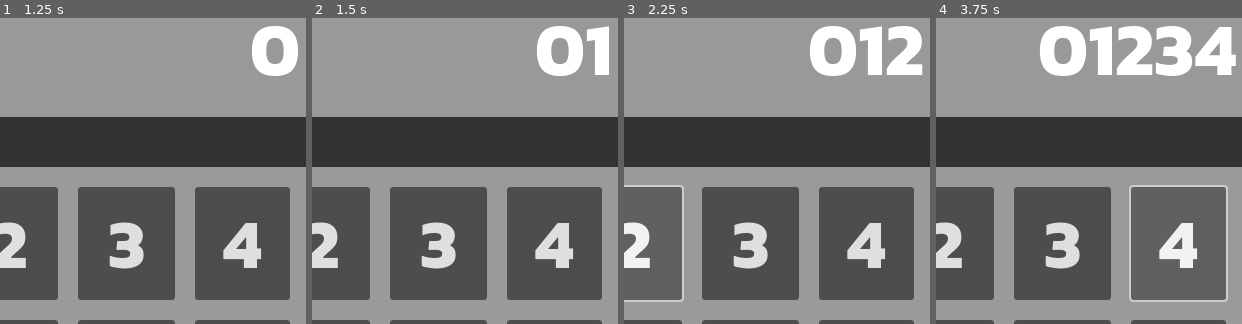
Above: before the commit, frames 1-4 (left to right).
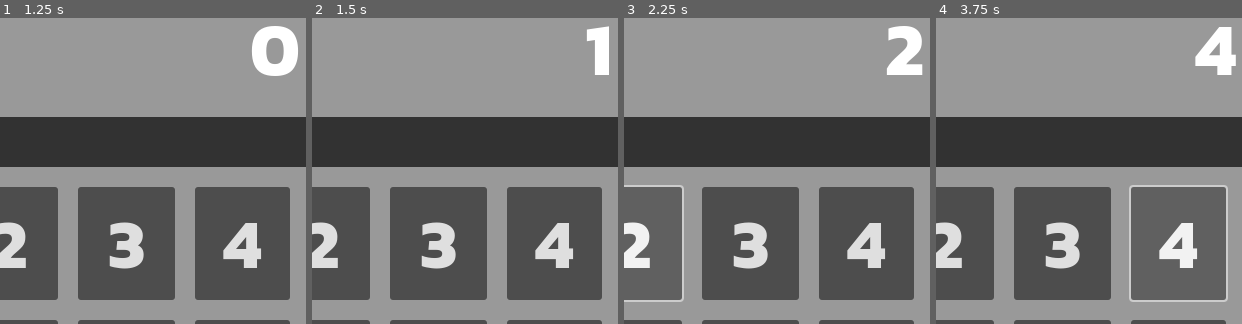
Above: after the commit, the same moments.

Repository: CamComDuck/quinary-calculator
Game: Godot game, scene res://calculator/calculator.tscn
Two runs of this game, one before a commit and one after it. Both use one fixed random seed, a clock stepped at 60 frames per second and the inputs below.
Inputs:
- Up to frame 1 (1.25 s): click "0" at 0.5 s
- Up to frame 2 (1.5 s): click "1" at 1.25 s
- Up to frame 3 (2.25 s): click "2" at 2 s
- Up to frame 4 (3.75 s): click "3" at 2.75 s; click "4" at 3.5 s
The pictures show only the part of the screen within x 48-98%, y 7-57%; the shares and areas given below are measured in that part.

Frame 1 is identical in both runs. In frame 2, 1.7% of the frame differs, in the area x 73-89%, y 2-19%; in frame 3, 2.5%; in frame 4, 5.1%, in the area x 33-84%, y 2-19%.

Commit message:
Refactor _on_button_pressed in Calculator

Diff:
--- a/project/calculator/buttons_grid.gd
+++ b/project/calculator/buttons_grid.gd
@@ -2,7 +2,6 @@
 extends GridContainer
 
 signal on_button_pressed(button_pressed : calc_button)
-signal while_button_held(button_pressed : calc_button)
 
 enum calc_button {
 	ZERO,
@@ -10,15 +9,18 @@
 	TWO,
 	THREE,
 	FOUR,
+
 	ADD,
 	SUBTRACT,
 	MULTIPLY,
 	DIVIDE,
-	EQUAL,
 	SQUARE,
 	ROOT,
+
+	EQUAL,
 	CLEAR,
-	TOGGLE
+	TOGGLE,
+	NONE
 }
 
 func _on_button_0_pressed() -> void:
--- a/project/calculator/calculator.gd
+++ b/project/calculator/calculator.gd
@@ -1,12 +1,12 @@
 class_name Calculator
 extends Node2D
 
-var last_button_pressed : int = -1
-
-var num1 = ""
-var num2 = ""
-var calcChoice = ""
-var currentNum= 1
+#var last_button_pressed : int = -1
+
+var num1 : String = ""
+var num2 : String = ""
+var calcChoice : ButtonsGrid.calc_button = ButtonsGrid.calc_button.NONE
+var isSecondNum := false
 
 @onready var display_text := %DisplayText as DisplayText
 
@@ -38,11 +38,12 @@
 		return "0"
 	var output := ""
 	#convert each digit of the input
-	while input >0:
+	while input > 0:
 		# % input by 5 converts the digit into base 5, concat to the output string
-		output =str(input %5) +output
+		output = str(input %5) +output
 		# this removes the digit previously calculated thru int division, like dividing something by 10
 		# in base 10 does (150/10 = 15, the 0 is effectively removed)
+		@warning_ignore("integer_division")
 		input = input/5
 	return output
 
@@ -82,6 +83,7 @@
 	elif decimal1 < 0 or decimal2 < 0:
 		return "error"
 	else:
+		@warning_ignore("integer_division")
 		return base_10_Int_to_Quinary_String(decimal1 / decimal2)
 
 # sqrt a single quinary string, return a quinary string
@@ -93,6 +95,7 @@
 	elif decimal < 0:
 		return "error"
 	else:
+		@warning_ignore("narrowing_conversion")
 		return base_10_Int_to_Quinary_String(decimal ** 0.5)
 
 #square one quinary string
@@ -110,6 +113,7 @@
 	elif (num_1 < 0 or num_2 < 0 or num_1 > 4 or num_2 > 4):
 		return -100
 	else:
+		@warning_ignore("integer_division")
 		return num_1 / num_2
 
 func divide_out(input : float) -> String:
@@ -121,114 +125,90 @@
 
 func reset_on_calc():
 	num2 = ""
-	calcChoice = ""
-	currentNum = 1
+	calcChoice = ButtonsGrid.calc_button.NONE
+	isSecondNum = false
 
 func full_reset():
 	num1 = ""
 	num2 = ""
-	calcChoice = ""
-	currentNum = 1
+	calcChoice = ButtonsGrid.calc_button.NONE
+	isSecondNum = false
 
 func _update_display(new_display_text : String) -> void:
 	display_text.update_display(new_display_text)
 
+func _calc_choice_string() -> String:
+	match calcChoice:
+		ButtonsGrid.calc_button.ADD:
+			return "+"
+
+		ButtonsGrid.calc_button.SUBTRACT:
+			return "-"
+
+		ButtonsGrid.calc_button.MULTIPLY:
+			return "*"
+
+		ButtonsGrid.calc_button.DIVIDE:
+			return "/"
+
+	return ""
+
 func _on_button_pressed(button_pressed : ButtonsGrid.calc_button) -> void:
-	print(ButtonsGrid.calc_button.keys()[button_pressed])
-
-	#defintely a better way to do this, I just havent looked into it yet
-
-
-	#------------------------numbers-------------------------------------
-	if ButtonsGrid.calc_button.keys()[button_pressed] == "ZERO":
-		if currentNum == 1:
-			num1+="0"
-		elif currentNum == 2:
-			num2+="0"
-
-	if ButtonsGrid.calc_button.keys()[button_pressed] == "ONE":
-		if currentNum == 1:
-			num1+="1"
-		elif currentNum == 2:
-			num2+="1"
-
-	if ButtonsGrid.calc_button.keys()[button_pressed] == "TWO":
-		if currentNum == 1:
-			num1+="2"
-		elif currentNum == 2:
-			num2+="2"
-
-	if ButtonsGrid.calc_button.keys()[button_pressed] == "THREE":
-		if currentNum == 1:
-			num1+="3"
-		elif currentNum == 2:
-			num2+="3"
-
-	if ButtonsGrid.calc_button.keys()[button_pressed] == "FOUR":
-		if currentNum == 1:
-			num1+="4"
-		elif currentNum == 2:
-			num2+="4"
-
-		#-------------------Methods---------------------------
-
-	if ButtonsGrid.calc_button.keys()[button_pressed] == "ADD":
-		if calcChoice == "" and num1 != "":
-			calcChoice = "+"
-			currentNum = 2
-
-	if ButtonsGrid.calc_button.keys()[button_pressed] == "SUBTRACT":
-		if calcChoice == "" and num1 != "":
-			calcChoice = "-"
-			currentNum = 2
-
-	if ButtonsGrid.calc_button.keys()[button_pressed] == "MULTIPLY":
-		if calcChoice == "" and num1 != "":
-			calcChoice = "*"
-			currentNum = 2
-
-	if ButtonsGrid.calc_button.keys()[button_pressed] == "DIVIDE":
-		if calcChoice == "" and num1 != "":
-			calcChoice = "/"
-			currentNum = 2
-
-	if ButtonsGrid.calc_button.keys()[button_pressed] == "SQUARE":
-		if  num1 != "" or num2 != "":
-			if currentNum == 1:
+	var button_pressed_name = ButtonsGrid.calc_button.keys()[button_pressed]
+	print(button_pressed_name)
+
+	# 0 - 4 key was pressed (a number)
+	if button_pressed <= 4:
+		if isSecondNum:
+			num2 = str(button_pressed)
+		else:
+			num1 = str(button_pressed)
+
+	# 5 - 8 key was pressed (+, -, *, /)
+	elif button_pressed <= 8:
+		if calcChoice == ButtonsGrid.calc_button.NONE and num1 != "":
+			calcChoice = button_pressed
+			isSecondNum = true
+
+	elif button_pressed == ButtonsGrid.calc_button.SQUARE:
+		if num1 != "" or num2 != "":
+			if not isSecondNum:
 				num1 = square_Quinary_String(num1)
-			elif currentNum == 2:
+			else:
 				num2 = square_Quinary_String(num2)
 
-	if ButtonsGrid.calc_button.keys()[button_pressed] == "ROOT":
-		if  num1 != "" or num2 != "":
-			if currentNum == 1:
+	elif button_pressed == ButtonsGrid.calc_button.ROOT:
+		if num1 != "" or num2 != "":
+			if not isSecondNum:
 				num1 = squareRT_Quinary_String(num1)
-			elif currentNum == 2:
+			else:
 				num2 = squareRT_Quinary_String(num2)
 
-	if ButtonsGrid.calc_button.keys()[button_pressed] == "EQUAL":
-		if  num1 != "" and num2 != "" and calcChoice != "":
-			if calcChoice == "+":
+	elif button_pressed == ButtonsGrid.calc_button.EQUAL:
+		if num1 != "" and num2 != "" and calcChoice != ButtonsGrid.calc_button.NONE:
+			if calcChoice == ButtonsGrid.calc_button.ADD:
 				num1 = add_Quinary_Strings(num1,num2)
 				reset_on_calc()
-			elif calcChoice == "-":
+
+			elif calcChoice == ButtonsGrid.calc_button.SUBTRACT:
 				num1 = subtract_Quinary_Strings(num1,num2)
 				reset_on_calc()
-			elif calcChoice == "*":
-				num1 =multiply_Quinary_Strings(num1,num2)
-				reset_on_calc()
-				currentNum
-			elif calcChoice == "/":
-				num1 =divide_Quinary_Strings(num1,num2)
-				reset_on_calc()
-
-	if ButtonsGrid.calc_button.keys()[button_pressed] == "CLEAR":
+
+			elif calcChoice == ButtonsGrid.calc_button.MULTIPLY:
+				num1 = multiply_Quinary_Strings(num1,num2)
+				reset_on_calc()
+
+			elif calcChoice == ButtonsGrid.calc_button.DIVIDE:
+				num1 = divide_Quinary_Strings(num1,num2)
+				reset_on_calc()
+
+	elif button_pressed == ButtonsGrid.calc_button.CLEAR:
 		full_reset()
 
-	_update_display(num1 + calcChoice + num2)
+	_update_display(num1 + _calc_choice_string() + num2)
 
 func _on_button_dc_button_down() -> void:
-	if num2 == "" and calcChoice == "":
+	if num2 == "" and calcChoice == ButtonsGrid.calc_button.NONE:
 		var num = num1
 		var decimal = quinary_String_to_Base_10_Int(num)
 		print(decimal)
@@ -237,4 +217,4 @@
 		_update_display(temp)
 
 func _on_button_dc_button_up() -> void:
-	_update_display(num1 + calcChoice + num2)
+	_update_display(num1 + _calc_choice_string() + num2)
